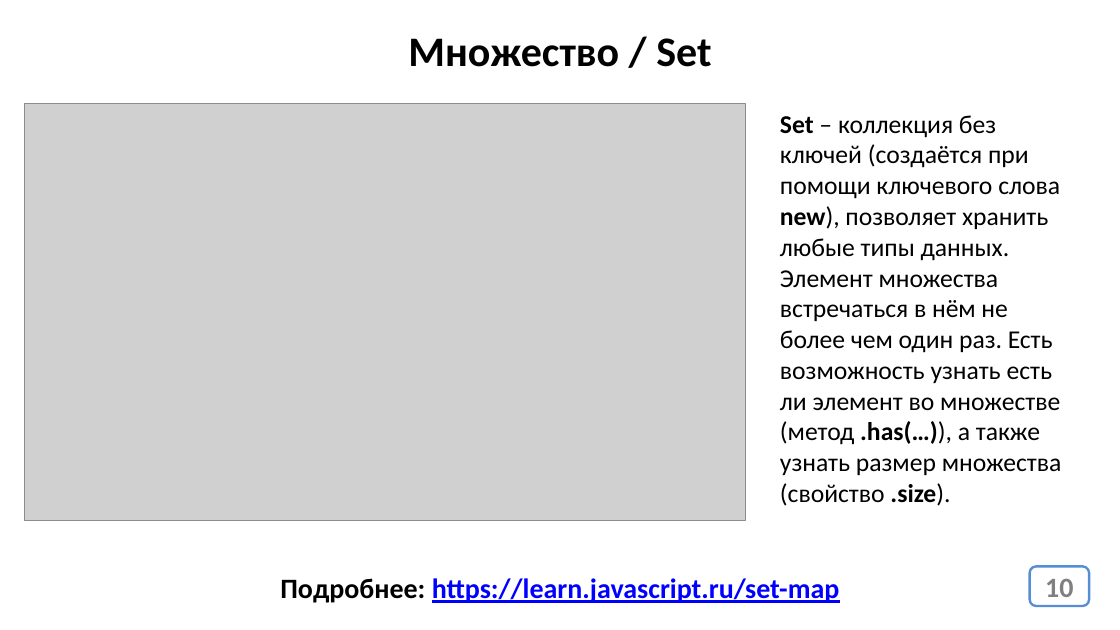
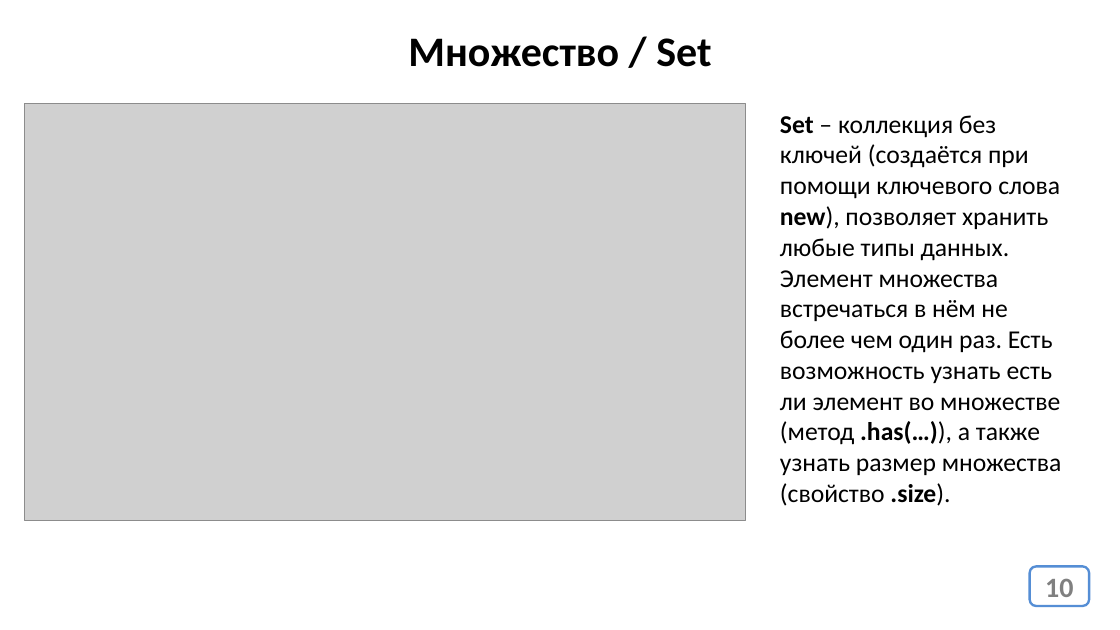
Before and after one commit to js-17-ort-dnipro/lesson06, a slide deck: slide 10 of lesson06.pptx. Drawn at 1120x630 pixels with LibreOffice and Linux fonts; fonts in the diff are those of the drawing; grey boxes stand for pictures. Boxes give left, top, right and bottom in pixels: in the first picture for what was removed or moved away, otherwise in the second. Text is boxed around its words. In the diff, an @@ line names an element or a change of style, - is before the commit and + after.

```diff
--- a/lesson06.pptx
+++ b/lesson06.pptx
@@ text removed at <box>280,578,840,603</box> @@
-Подробнее: https://learn.javascript.ru/set-map
```
Also in this commit, not shown: 3 other slides changed, 1 other file.
